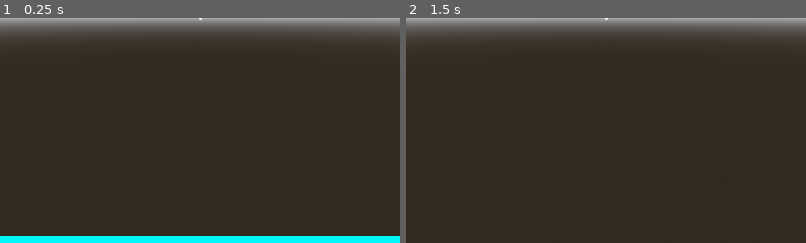
Above: before the commit, frames 1-2 (left to right).
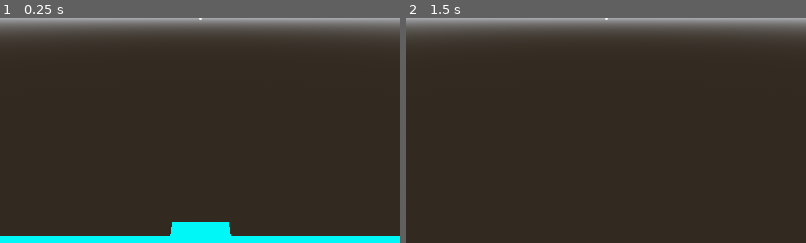
Above: after the commit, the same moments.

Repository: ShadyGitHubb/github-tutorial
Game: Godot game, scene res://main.tscn
Same seed, same stepped clock (60 frames per second), same inputs: the game is played once before the commit and once after it. This scene is started directly instead of the project's main scene.
Inputs:
- Up to frame 1 (0.25 s): no input
- Up to frame 2 (1.5 s): tap Enter (ui_accept) at 0.5, 0.77, 1.25 s; hold W (move_forward) from 0.53 s (still down)
The pictures show only the part of the screen within x 25-75%, y 50-100%; the shares and areas given below are measured in that part.

The runs differ from the first frame. In frame 1, 0.9% of the frame differs, in the area x 42-58%, y 90-97%; in frame 2, nothing differs.

Commit message:
Began Interaction Mechanic

Diff:
--- a/thelostlegacy/the-lost-legacy/main.tscn
+++ b/thelostlegacy/the-lost-legacy/main.tscn
@@ -72,3 +72,14 @@
 grow_horizontal = 2
 grow_vertical = 2
 texture = ExtResource("2_0xm2m")
+
+[node name="CSGMesh3D2" type="CSGMesh3D" parent="."]
+transform = Transform3D(0.55242, 0, 0, 0, 0.0418227, 0, 0, 0, 0.512499, 0, 0.972981, -2.70619)
+mesh = SubResource("BoxMesh_7dm0k")
+material = SubResource("StandardMaterial3D_ig7tw")
+
+[node name="Area3D" type="Area3D" parent="CSGMesh3D2"]
+
+[node name="CollisionShape3D" type="CollisionShape3D" parent="CSGMesh3D2/Area3D"]
+transform = Transform3D(1, 0, 0, 0, 1, 0, 0, 0, 1, 0, -4.59414, 0)
+shape = SubResource("BoxShape3D_ig7tw")
--- a/thelostlegacy/the-lost-legacy/scenes/player.tscn
+++ b/thelostlegacy/the-lost-legacy/scenes/player.tscn
@@ -272,3 +272,24 @@
 unique_name_in_owner = true
 transform = Transform3D(-0.999991, 0.0165854, 2.00308e-06, 0.000414003, 0.383579, -0.997347, 0.00422082, 3.89176, 0.0983002, 0.00325759, 0.0711865, 0.672512)
 collide_with_areas = true
+collide_with_bodies = false
+
+[node name="CanvasLayer" type="CanvasLayer" parent="."]
+
+[node name="BoxContainer" type="BoxContainer" parent="CanvasLayer"]
+anchors_preset = 8
+anchor_left = 0.5
+anchor_top = 0.5
+anchor_right = 0.5
+anchor_bottom = 0.5
+offset_left = -20.0
+offset_top = -20.0
+offset_right = 20.0
+offset_bottom = 20.0
+grow_horizontal = 2
+grow_vertical = 2
+
+[node name="InteractText" type="Label" parent="CanvasLayer/BoxContainer"]
+unique_name_in_owner = true
+layout_mode = 2
+text = "Press \"E\" to Interact"
--- a/thelostlegacy/the-lost-legacy/scripts/player.gd
+++ b/thelostlegacy/the-lost-legacy/scripts/player.gd
@@ -15,8 +15,12 @@
 
 func _physics_process(delta):
 
-	if %InteractCast.is_colliding:
+	%InteractText.hide()
+	if %InteractCast.is_colliding():
 		var target = %InteractCast.get_collider()
+		if target.has_method("interact"):
+			%InteractText.show()
+			print("You can pickup this item")
 
 
 
